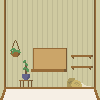
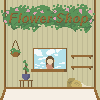
The second (100, 100) image is a revision of the first. Changes to its layers:
added layer "Flower Shop" above "Layer #2" over [9, 13, 88, 26]
added layer "Layer #2" above "Pasted Layer" over [1, 4, 95, 33]
hid "Layer" over [1, 4, 95, 69]
showed "Background" over [1, 4, 95, 69]
